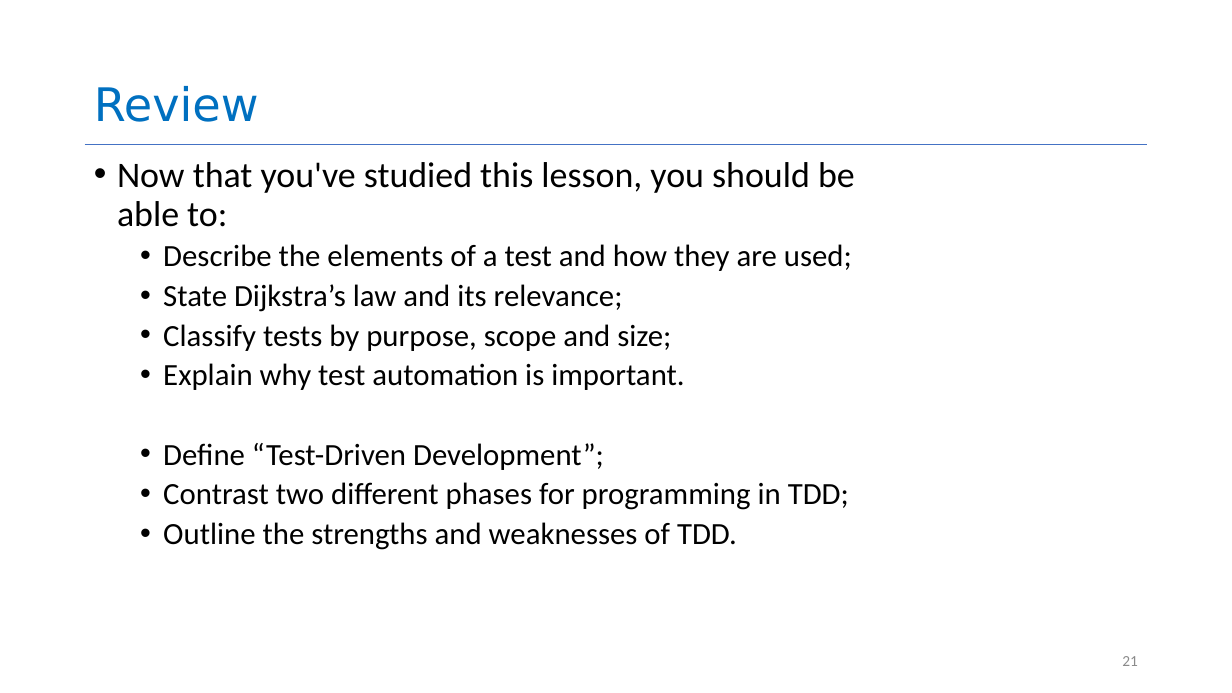
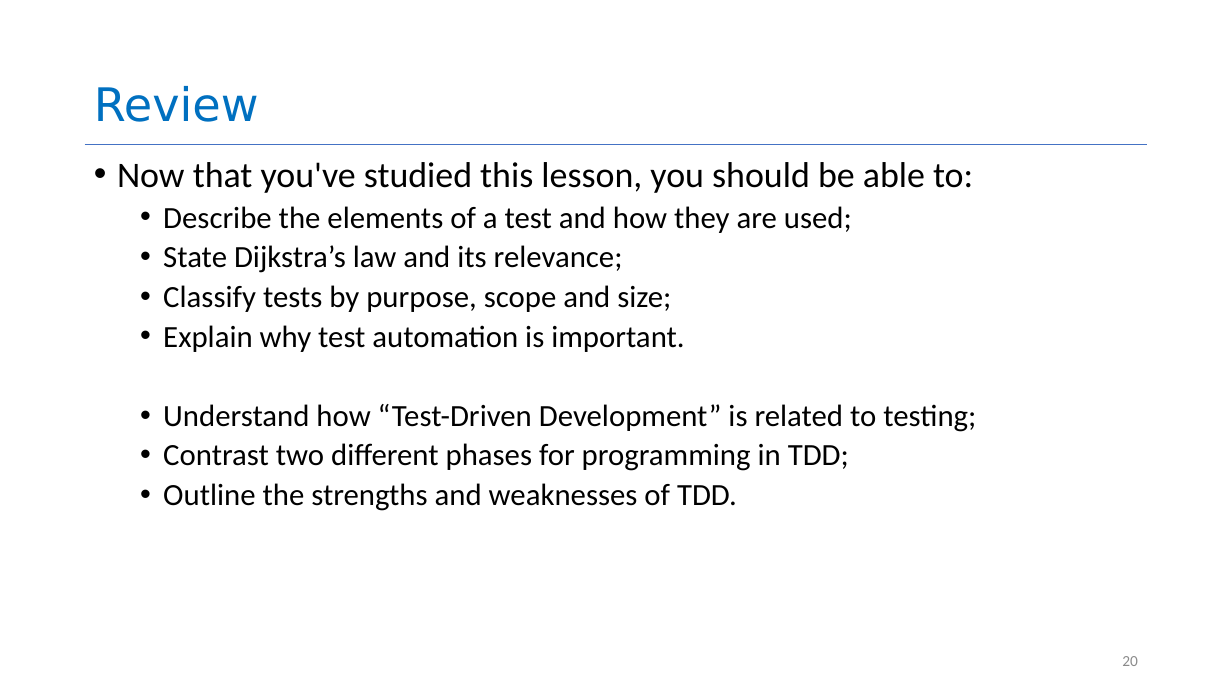
Before and after one commit to neu-se/CS4530-Spring-2022, a slide deck: slide 20 of Slides/Lesson 5.1 Introduction to Testing and TDD.pptx (slide 21 before the commit). Drawn at 1232x693 pixels with LibreOffice and Linux fonts; fonts in the diff are those of the drawing. Boxes give left, top, right and bottom in pixels: in the first picture for what was removed or moved away, otherwise in the second. Text is boxed around its words. In the diff, an @@ line names an element or a change of style, - is before the commit and + after.

```diff
--- a/Slides/Lesson 5.1 Introduction to Testing and TDD.pptx
+++ b/Slides/Lesson 5.1 Introduction to Testing and TDD.pptx
@@ text at (x1=163, y1=404, x2=976, y2=432): text changed @@
-  • Define “Test-Driven Development”;
+  • Understand how “Test-Driven Development” is related to testing;
@@ page number at (x1=1122, y1=656, x2=1138, y2=666): text changed @@
-21
+20
```
Also in this commit, not shown: 2 other slides changed, 1 slide removed, 3 other files.
